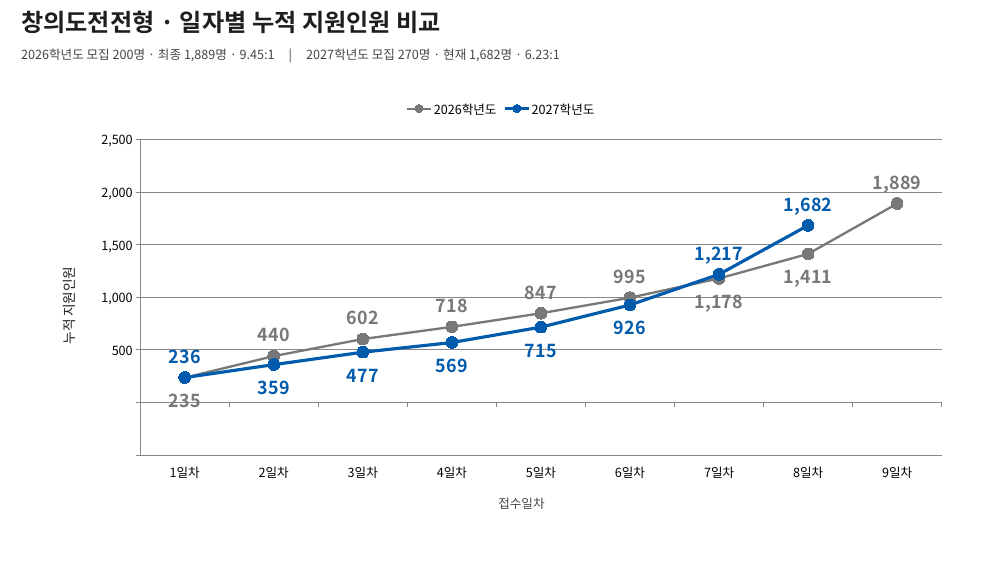
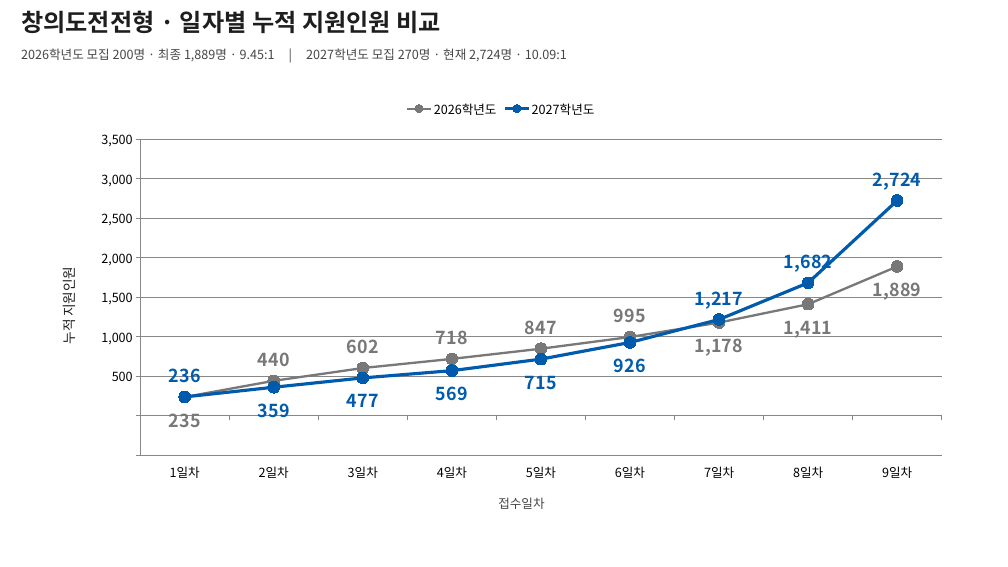
Before and after one commit to nizrona/ratio-crawler, a slide deck: slide 1 of gpt_stat/KAIST_2026_2027_수시지원자_비교.pptx. Drawn at 1008x567 pixels with LibreOffice and Linux fonts; fonts in the diff are those of the drawing. Boxes give left, top, right and bottom in pixels: in the first picture for what was removed or moved away, otherwise in the second. Text is boxed around its words. In the diff, an @@ line names an element or a change of style, - is before the commit and + after.

```diff
--- a/gpt_stat/KAIST_2026_2027_수시지원자_비교.pptx
+++ b/gpt_stat/KAIST_2026_2027_수시지원자_비교.pptx
@@ text at [21,48,567,61]: text changed @@
-2026학년도 모집 200명 · 최종 1,889명 · 9.45:1 | 2027학년도 모집 270명 · 현재 1,682명 · 6.23:1
+2026학년도 모집 200명 · 최종 1,889명 · 9.45:1 | 2027학년도 모집 270명 · 현재 2,724명 · 10.09:1
@@ line chart at [42,91,960,529] @@
@@ 2027학년도, 9일차: - to 2724 @@
@@ data labels of 2027학년도 changed @@
@@ value axis changed @@
```
Also in this commit, not shown: 5 other slides changed, 6 other files.
